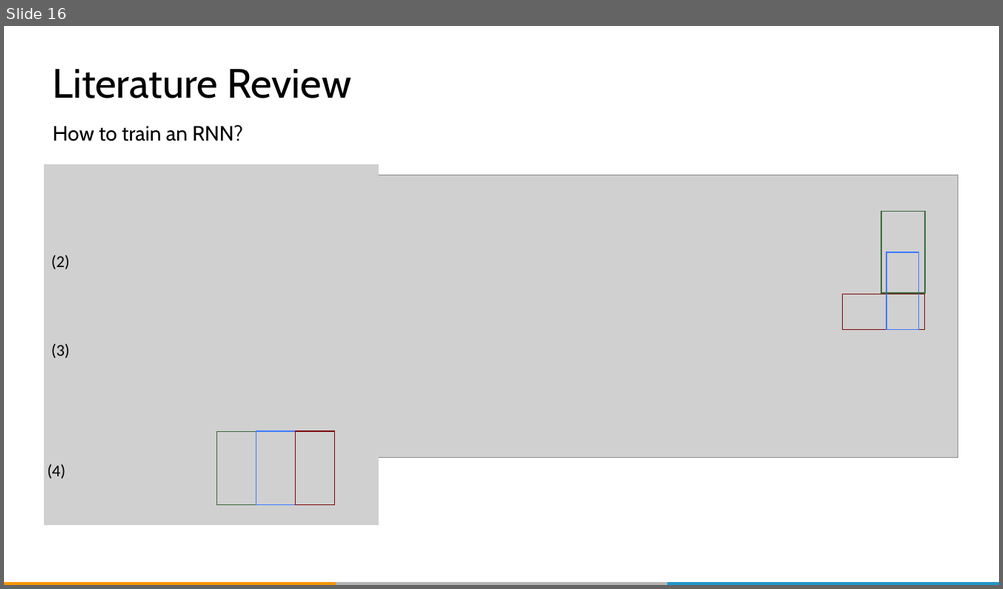
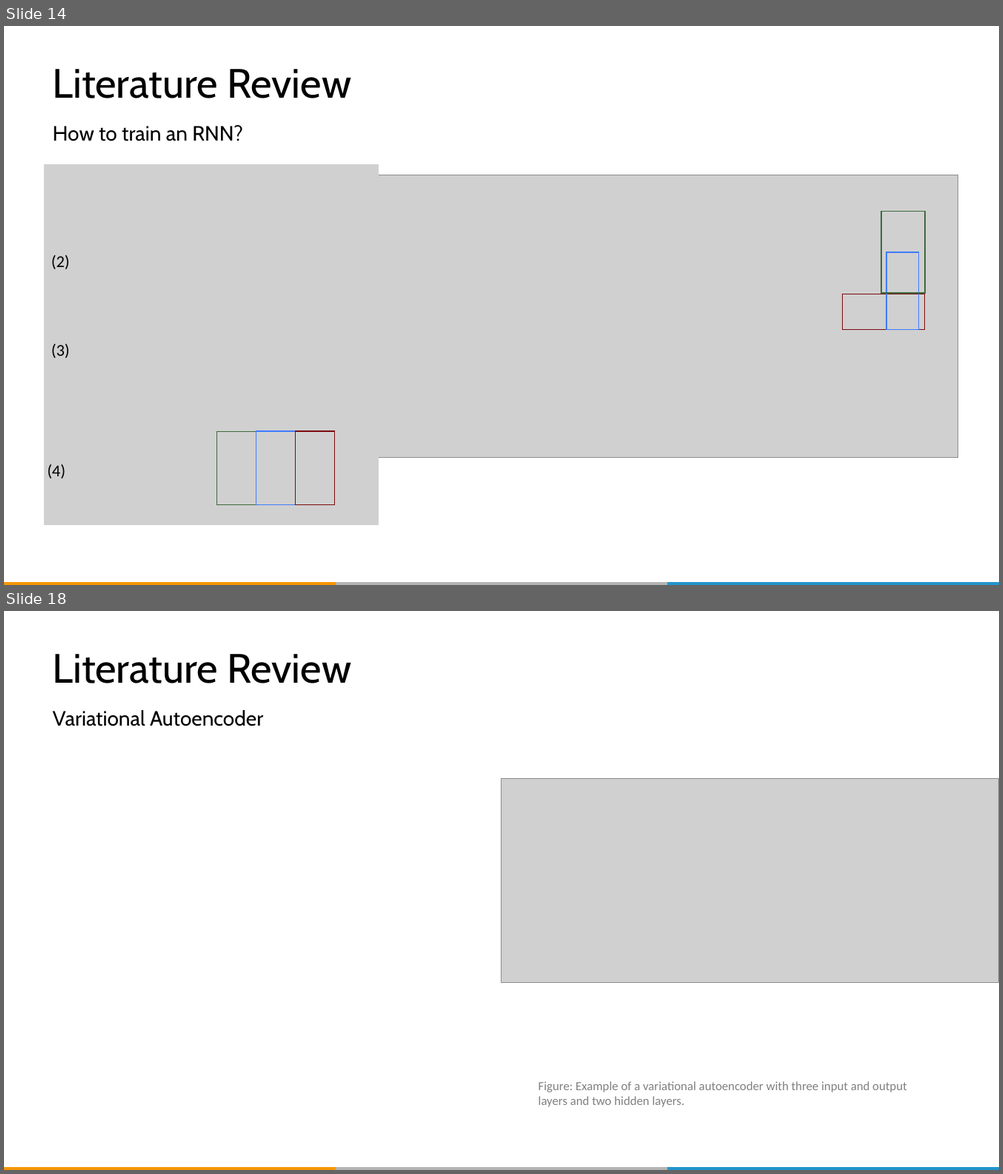
Before and after one commit to QUER01/FinanceModule, a slide deck: docs/dlw_conference_presentation.pptx. Shown one above the other, each under a label of ours: slide 16 before the commit, slides 14 and 18 after it; the slides between them are not shown. The pictures are 1003x589 and 1003x1174 pixels, drawn with LibreOffice and Linux fonts; fonts in the diff are those of the drawing; grey boxes stand for pictures; background and template pictures are left out. Boxes give left, top, right and bottom in pixels: in the first picture for what was removed or moved away, otherwise in the second. Text is boxed around its words. In the diff, an @@ line names an element or a change of style, - is before the commit and + after.

```diff
--- a/docs/dlw_conference_presentation.pptx
+++ b/docs/dlw_conference_presentation.pptx
@@ slide 18 added at <box>4,611,999,1170</box>, background #FFFFFF; not listed: 3 template elements that a slide beside it also shows @@
@@ title added at <box>53,654,351,684</box>, 39.6 pt, text #000000 @@
+Literature Review
@@ subtitle added at <box>53,710,263,726</box>, 20 pt, text #000000 @@
+Variational Autoencoder
@@ picture added at <box>502,779,999,982</box> @@
@@ text added at <box>538,1082,906,1108</box>, 12 pt, text #808080 @@
+Figure: Example of a variational autoencoder with three input and output layers and two hidden layers.
@@ what was slide 16 is now slide 14 @@
```
Also in this commit, not shown: 28 slides changed, 3 other slides added, 1 other file.
